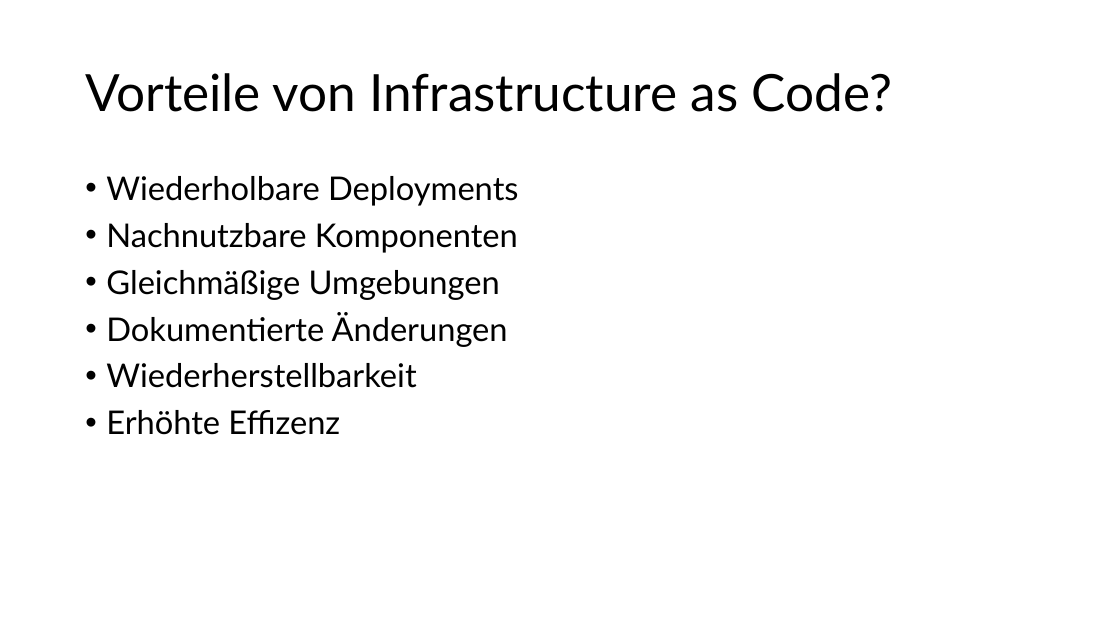
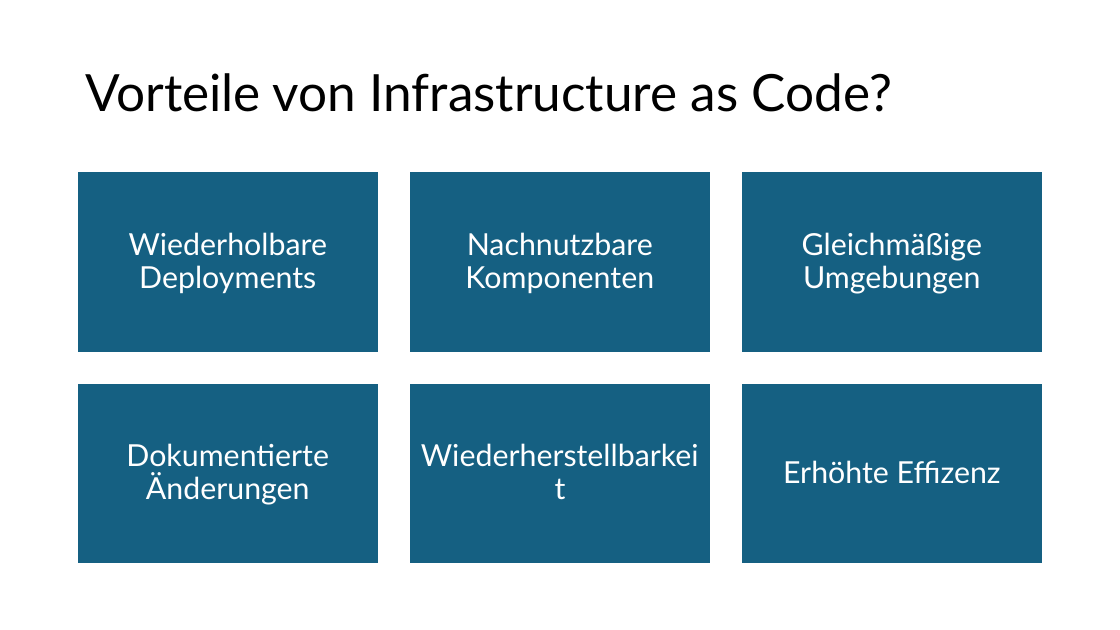
Before and after one commit to cloudchristoph/BicepIntroduction, a slide deck: slide 6 of Bicep_Presentation.pptx (slide 5 before the commit). Drawn at 1120x630 pixels with LibreOffice and Linux fonts; fonts in the diff are those of the drawing. Boxes give left, top, right and bottom in pixels: in the first picture for what was removed or moved away, otherwise in the second. Text is boxed around its words. In the diff, an @@ line names an element or a change of style, - is before the commit and + after.

Commit message:
Updated slides

```diff
--- a/Bicep_Presentation.pptx
+++ b/Bicep_Presentation.pptx
@@ text removed at box(106, 176, 518, 435) @@
-• Wiederholbare Deployments
-• Nachnutzbare Komponenten
-• Gleichmäßige Umgebungen
-• Dokumentierte Änderungen
-• Wiederherstellbarkeit
-• Erhöhte Effizenz
@@ group added at box(77, 171, 1043, 565): 6 rectangles, 6 texts @@
+Wiederholbare Deployments
+Nachnutzbare Komponenten
+Gleichmäßige Umgebungen
+Dokumentierte Änderungen
+Wiederherstellbarkeit
+Erhöhte Effizenz
```
Also in this commit, not shown: 2 other slides changed, 1 slide added.
